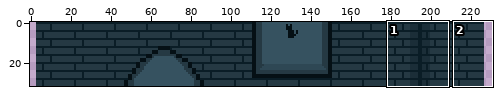
Two states of a sprite sheet, Janp/Load/Texture/Map/BackMap2/BackMap.png. Above: a wide view before the commit, with the close-up outlined.
Close-up. The starting point:
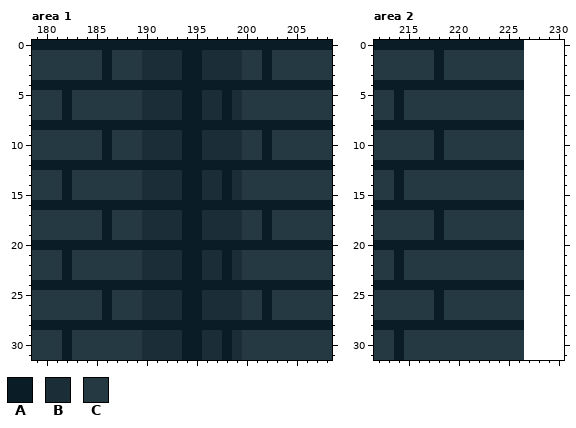
The file is 224x32 pixels. Shown: area 1: x 179..208, y 0..31; area 2: x 212..230, y 0..31. The old version is drawn lined up with the new one, on the new canvas. The commit also changed other parts of the picture, which this record leaves out.
Palette (. is transparent): A #0a1d26  B #1b2e38  C #253943
Pixels before, area 1, first column x 179:
 0 AAAAAAAAAAAAAAAAAAAAAAAAAAAAAA
 1 CCCCCCCACCCBBBBAABBBBCCACCCCCC
 2 CCCCCCCACCCBBBBAABBBBCCACCCCCC
 3 CCCCCCCACCCBBBBAABBBBCCACCCCCC
 4 AAAAAAAAAAAAAAAAAAAAAAAAAAAAAA
 5 CCCACCCCCCCBBBBAABBABCCCCCCCCC
 6 CCCACCCCCCCBBBBAABBABCCCCCCCCC
 7 CCCACCCCCCCBBBBAABBABCCCCCCCCC
 8 AAAAAAAAAAAAAAAAAAAAAAAAAAAAAA
 9 CCCCCCCACCCBBBBAABBBBCCACCCCCC
10 CCCCCCCACCCBBBBAABBBBCCACCCCCC
11 CCCCCCCACCCBBBBAABBBBCCACCCCCC
12 AAAAAAAAAAAAAAAAAAAAAAAAAAAAAA
13 CCCACCCCCCCBBBBAABBABCCCCCCCCC
14 CCCACCCCCCCBBBBAABBABCCCCCCCCC
15 CCCACCCCCCCBBBBAABBABCCCCCCCCC
16 AAAAAAAAAAAAAAAAAAAAAAAAAAAAAA
17 CCCCCCCACCCBBBBAABBBBCCACCCCCC
18 CCCCCCCACCCBBBBAABBBBCCACCCCCC
19 CCCCCCCACCCBBBBAABBBBCCACCCCCC
20 AAAAAAAAAAAAAAAAAAAAAAAAAAAAAA
21 CCCACCCCCCCBBBBAABBABCCCCCCCCC
22 CCCACCCCCCCBBBBAABBABCCCCCCCCC
23 CCCACCCCCCCBBBBAABBABCCCCCCCCC
24 AAAAAAAAAAAAAAAAAAAAAAAAAAAAAA
25 CCCCCCCACCCBBBBAABBBBCCACCCCCC
26 CCCCCCCACCCBBBBAABBBBCCACCCCCC
27 CCCCCCCACCCBBBBAABBBBCCACCCCCC
28 AAAAAAAAAAAAAAAAAAAAAAAAAAAAAA
29 CCCACCCCCCCBBBBAABBABCCCCCCCCC
30 CCCACCCCCCCBBBBAABBABCCCCCCCCC
31 CCCACCCCCCCBBBBAABBABCCCCCCCCC
Pixels before, area 2, first column x 212:
 0 AAAAAAAAAAAAAAA
 1 CCCCCCACCCCCCCC
 2 CCCCCCACCCCCCCC
 3 CCCCCCACCCCCCCC
 4 AAAAAAAAAAAAAAA
 5 CCACCCCCCCCCCCC
 6 CCACCCCCCCCCCCC
 7 CCACCCCCCCCCCCC
 8 AAAAAAAAAAAAAAA
 9 CCCCCCACCCCCCCC
10 CCCCCCACCCCCCCC
11 CCCCCCACCCCCCCC
12 AAAAAAAAAAAAAAA
13 CCACCCCCCCCCCCC
14 CCACCCCCCCCCCCC
15 CCACCCCCCCCCCCC
16 AAAAAAAAAAAAAAA
17 CCCCCCACCCCCCCC
18 CCCCCCACCCCCCCC
19 CCCCCCACCCCCCCC
20 AAAAAAAAAAAAAAA
21 CCACCCCCCCCCCCC
22 CCACCCCCCCCCCCC
23 CCACCCCCCCCCCCC
24 AAAAAAAAAAAAAAA
25 CCCCCCACCCCCCCC
26 CCCCCCACCCCCCCC
27 CCCCCCACCCCCCCC
28 AAAAAAAAAAAAAAA
29 CCACCCCCCCCCCCC
30 CCACCCCCCCCCCCC
31 CCACCCCCCCCCCCC
After:
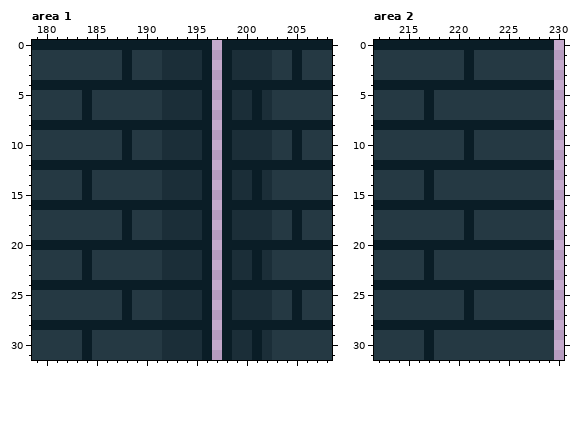
The exact change:
canvas 224x32 -> 231x32, the old top-left corner now at 3,0
Changed rows in their new state; - is an unchanged pixel.
Area 1:
first column x 182:
 0 ---------------.--------
 1 ----C-A-CC--BBA.A-BBB--A
 2 ----C-A-CC--BBA.A-BBB--A
 3 ----C-A-CC--BBA.A-BBB--A
 4 ---------------.--------
 5 C-A-----CC--BBA.--BAB---
 6 C-A-----CC--BBA.--BAB---
 7 C-A-----CC--BBA.--BAB---
 8 ---------------.--------
 9 ----C-A-CC--BBA.A-BBB--A
10 ----C-A-CC--BBA.A-BBB--A
11 ----C-A-CC--BBA.A-BBB--A
12 ---------------.--------
13 C-A-----CC--BBA.--BAB---
14 C-A-----CC--BBA.--BAB---
15 C-A-----CC--BBA.--BAB---
16 ---------------.--------
17 ----C-A-CC--BBA.A-BBB--A
18 ----C-A-CC--BBA.A-BBB--A
19 ----C-A-CC--BBA.A-BBB--A
20 ---------------.--------
21 C-A-----CC--BBA.--BAB---
22 C-A-----CC--BBA.--BAB---
23 C-A-----CC--BBA.--BAB---
24 ---------------.--------
25 ----C-A-CC--BBA.A-BBB--A
26 ----C-A-CC--BBA.A-BBB--A
27 ----C-A-CC--BBA.A-BBB--A
28 ---------------.--------
29 C-A-----CC--BBA.--BAB---
30 C-A-----CC--BBA.--BAB---
31 C-A-----CC--BBA.--BAB---
Area 2:
first column x 214:
 0 -------------AAA
 1 ----C--A-----CCC
 2 ----C--A-----CCC
 3 ----C--A-----CCC
 4 -------------AAA
 5 C--A---------CCC
 6 C--A---------CCC
 7 C--A---------CCC
 8 -------------AAA
 9 ----C--A-----CCC
10 ----C--A-----CCC
11 ----C--A-----CCC
12 -------------AAA
13 C--A---------CCC
14 C--A---------CCC
15 C--A---------CCC
16 -------------AAA
17 ----C--A-----CCC
18 ----C--A-----CCC
19 ----C--A-----CCC
20 -------------AAA
21 C--A---------CCC
22 C--A---------CCC
23 C--A---------CCC
24 -------------AAA
25 ----C--A-----CCC
26 ----C--A-----CCC
27 ----C--A-----CCC
28 -------------AAA
29 C--A---------CCC
30 C--A---------CCC
31 C--A---------CCC
Boxes around the changes in both close-ups, in picture pixels (x1, y1, x2, y2):
changed: (62, 40, 302, 360)
added: (524, 40, 554, 360)
changed: (394, 50, 474, 360)
